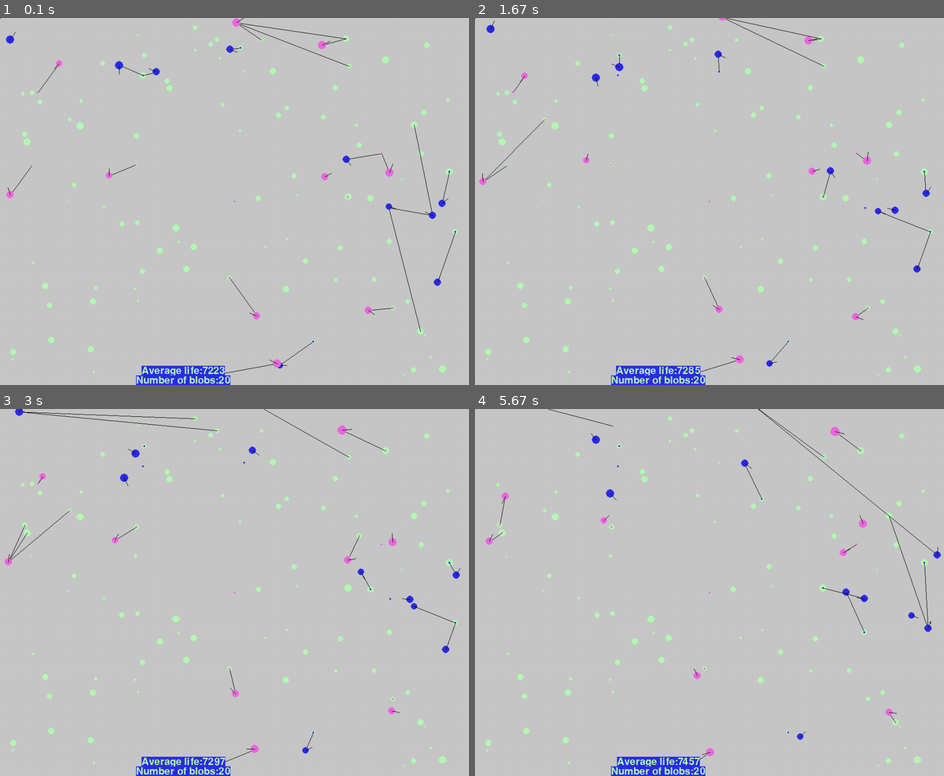
Above: before the commit, frames 1-4 (two rows, left to right).
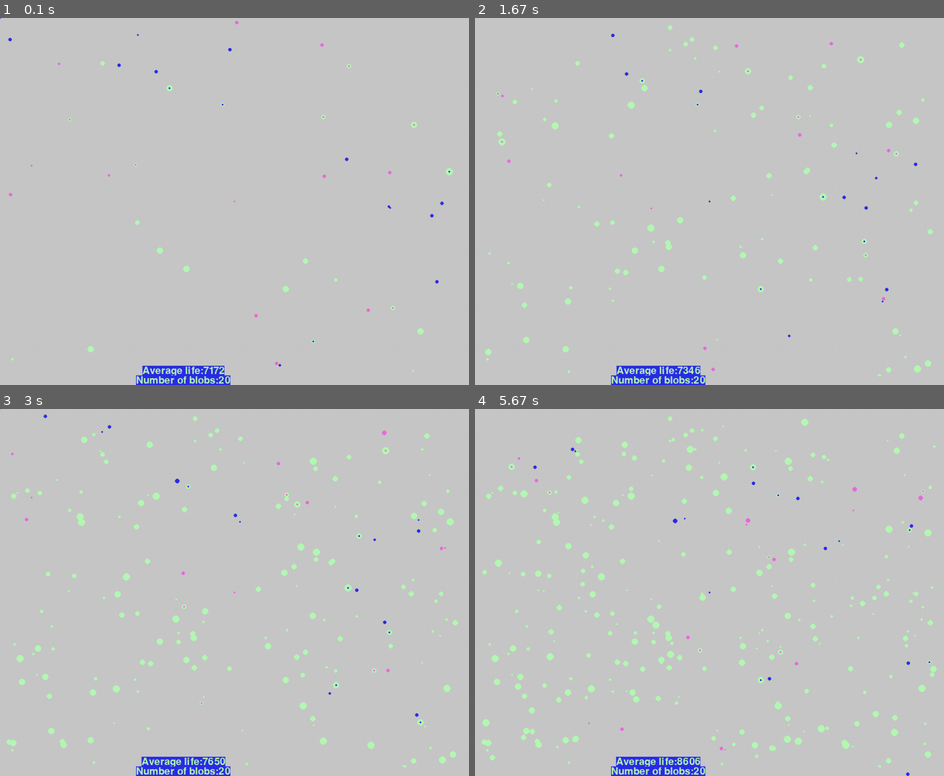
Above: after the commit, the same moments.

Repository: niclasflach/Pygame
Game: pygame game, started from simulation.py
Two runs of this game, one before a commit and one after it. Both use one fixed random seed, a clock stepped at 60 frames per second and the inputs below.
Inputs:
- Up to frame 1 (0.1 s): no input
- Up to frame 2 (1.67 s): no input
- Up to frame 3 (3 s): no input
- Up to frame 4 (5.67 s): no input

The runs differ from the first frame. In frame 1, 1.9% of the frame differs, in the area x 1-98%, y 0-98%; in frame 2, 1.4%; in frame 3, 2.3%; in frame 4, 3.7%, in the area x 1-100%, y 0-100%.

Commit message:
Latest release now it works as intended. Improve

Diff:
--- a/simulation.py
+++ b/simulation.py
@@ -2,6 +2,10 @@
 import sys, pygame
 import pygame.math as math
 import math as pymath
+import time
+
+clock = pygame.time.Clock()
+
 
 pygame.init()
 
@@ -13,7 +17,8 @@
 pink = 237, 104, 224
 blue = 44, 44, 230
 font = pygame.font.Font('freesansbold.ttf', 22)
-
+prev_time = time.time()
+FPS = 60
 
 
 screen = pygame.display.set_mode(size)
@@ -30,14 +35,18 @@
         self.gender = gender
         self.size = size
         self.direction = pygame.Vector2(random.randint(-10,10) , random.randint(-10,10) )
-        self.speed = 5
+        self.speed = 500
         self.agility = 0.5
         self.los_length = 450
         self.target = pygame.Vector2()
         self.angle_to_target = 0
         self.angle_distance_target = 0
-
-        self.direction = self.direction.normalize()
+        self.status = 0
+
+        try:
+            self.direction = self.direction.normalize()
+        except:
+            print("vector error")
         # self.direction = random.randint(0,10) - 5, random.randint(0,10) - 5
 
     def __del__(self):
@@ -53,9 +62,9 @@
         if self.gender == "female":
             blob_color = pink
         self.size = 5+ (self.life / 2000)
-        self.sprite = pygame.draw.circle(screen, blob_color , self.position, self.size, 0)
+        self.sprite = pygame.draw.circle(screen, blob_color , self.position, self.size/2, 0)
         self.targetsprite = pygame.draw.circle(screen, blob_color , self.target, 2, 0)
-        pygame.draw.line(screen, black, self.position,  (self.size * 2 * self.direction) + self.position  )
+        # pygame.draw.line(screen, black, self.position,  (self.size * 2 * self.direction) + self.position  )
 
 
     def look_for_food(self):
@@ -83,9 +92,9 @@
                         self.target = foods[food].position
 
                     line_color = green
-                    if foods[food].position == self.target:
-                        line_color = black
-                        pygame.draw.line(screen, line_color, self.position, foods[food].position  )
+                    #if foods[food].position == self.target:
+                    #    line_color = black
+                    #    pygame.draw.line(screen, line_color, self.position, foods[food].position  )
 
         pass
 
@@ -101,12 +110,27 @@
             self.target = pygame.Vector2((width/2, height/2))
         #print(self.angle_distance_target)
         if self.angle_distance_target > 0:
-            self.direction = self.direction.rotate(-self.agility/2)
+            self.direction = self.direction.rotate((-self.agility/self.size)*40)
         if self.angle_distance_target < 0:
-            self.direction = self.direction.rotate(self.agility/2)
-        self.position = self.position + self.direction * (self.speed /(self.size))
+            self.direction = self.direction.rotate((self.agility/self.size)*40)
+        self.position = self.position + self.direction * (self.speed /(self.size)*dt)
         if self.position == self.target:
             self.target = pygame.Vector2()
+
+    def mate(self):
+        if self.status != 2:
+            self.status = 1
+        if self.gender == "female":
+            self.speed = 0
+        if self.gender == "male":
+            for blob in range(len(blobs)):
+                if blobs[blob].gender == "female" and blobs[blob].status == 1:
+                    self.target = blobs[blob].position
+                    vector_to_female = self.position - blobs[blob].position
+                    distance_to_female = vector_to_female.length()
+                    if distance_to_female < 50:
+                        blobs[blob].status = 2
+
 
 
     def age(self):
@@ -123,7 +147,7 @@
             if self.sprite.colliderect(foods[food].sprite):
                 #We have collided with a food
                 #increase life
-                self.life += foods[food].size * 150
+                self.life += foods[food].size * 80
                 foods.pop(food)
                 eaten_food.append(food)
                 self.target = pygame.Vector2()
@@ -132,10 +156,6 @@
                 self.target = pygame.Vector2()
                 return
 
-            #    print("Collision")
-            # collisions = pygame.sprite.spritecollide(self.sprite.rect, foods[food].sprite.rect, False, pygame.sprite.collide_circle)
-            # eaten_food.append(foods[food])
-            # self.life += 1000
 
         pass
 
@@ -210,11 +230,18 @@
     return orientation - 360*pymath.floor((orientation + 180) * (1/360))
 
 
-generate_Food(100)
+generate_Food(20)
 generate_Blobs(10, "male")
 generate_Blobs(10, "female")
 
 while True:
+    clock.tick(FPS)
+
+    now = time.time()
+    dt = now - prev_time
+    prev_time = now
+
+    generate_Food(1)
 
     for event in pygame.event.get():
         if event.type == pygame.QUIT: sys.exit()
@@ -226,13 +253,22 @@
     blobs_life = []
     for blob in blobs:
         blob.look_for_food()
+        blobs_life.append(blob.life)
+        if blob.life > 15000 and blob.status != 2:
+            blob.mate()
+        if blob.life > 15000 and blob.status == 2:
+            #Status 2 means pergnant and here two new babies are born
+            generate_Blobs(1, "female")
+            generate_Blobs(1, "male")
+            blob.status = 0
+        if blob.life < 10000 and blob.gender =="female":
+            blob.speed = 500
         blob.move()
         blob.draw()
         blob.collision_detection()
         blob.age()
-        blobs_life.append(blob.life)
-    if len(foods) < 50:
-        generate_Food(70)
+    #if len(foods) < 10:
+    #    generate_Food(20)
 
     remove_dead_blobs()
     average = sum(blobs_life) // len(blobs_life)
